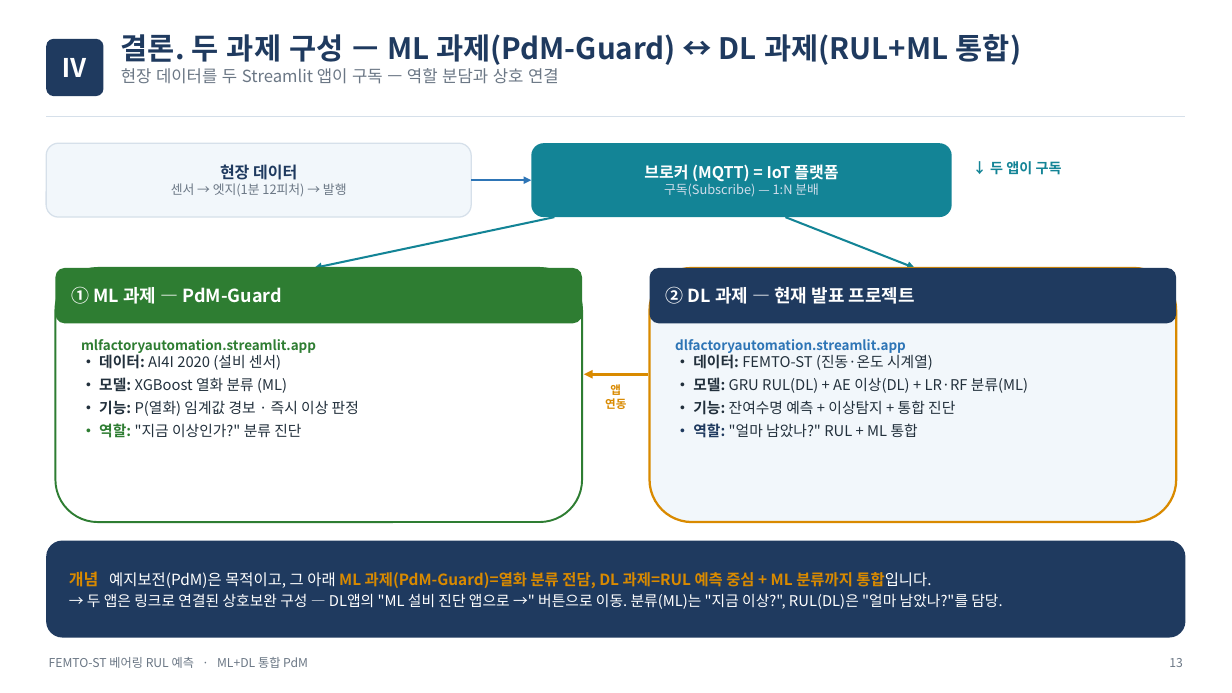
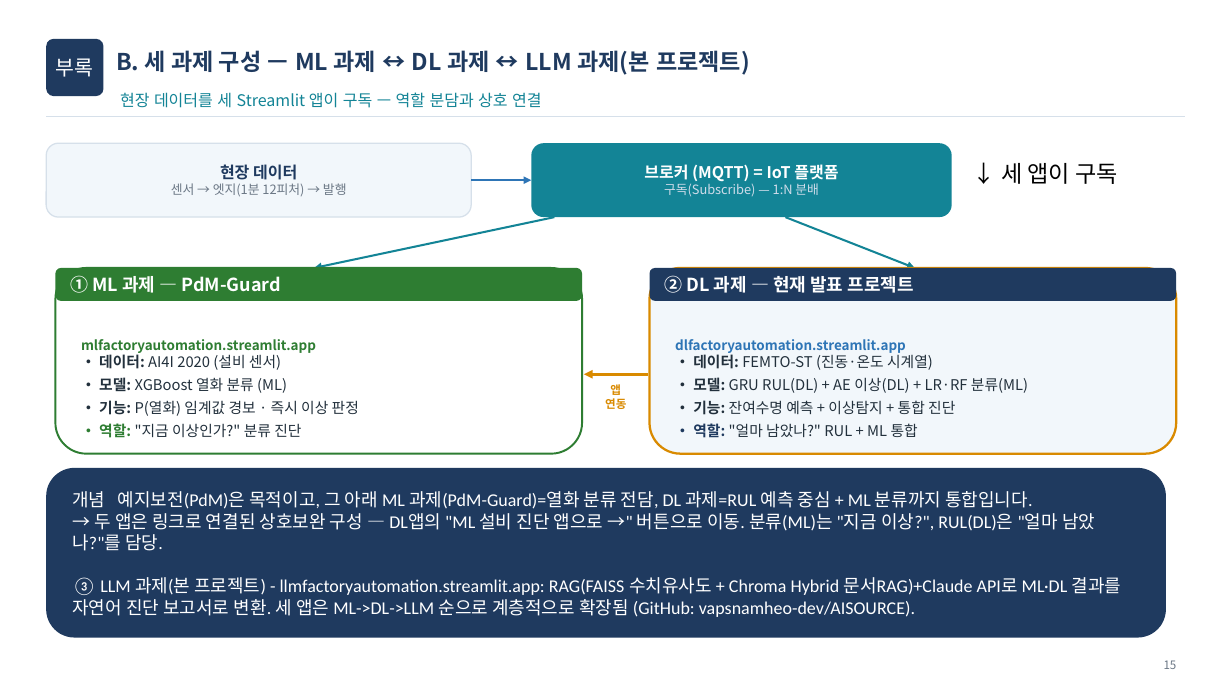
Before and after one commit to vapsnamheo-dev/AISOURCE, a slide deck: slide 15 of Homework/LLM_FactoryAutomation/산출물/허남_LLM프로젝트.pptx (slide 13 before the commit). Drawn at 1232x693 pixels with LibreOffice and Linux fonts; fonts in the diff are those of the drawing. Boxes give left, top, right and bottom in pixels: in the first picture for what was removed or moved away, otherwise in the second. Text is boxed around its words. In the diff, an @@ line names an element or a change of style, - is before the commit and + after.

Commit message:
feat: LLM_FactoryAutomation v0.7 - 환각 방어 게이트 + RAG 출처근거 Citation
- femto_llm_guard.py 신규: 신뢰도 톤 분기·입력 OOD 판정·클래스 한정 자기인지 3층 게이트로 환각(hallucination) 구조적 차단
- femto_doc_rag.py 개선: 문서 출처를 파일명·절 번호·개정일로 태깅(Citation), BM25+벡터 Hybrid 양쪽 경로 모두 근거 메타데이터 보존
- streamlit_femto.py: Tab6 AI 정비 권고에 위 기능 반영
- tests: test_femto_llm_guard.py 11건, test_femto_doc_rag_citations.py 5건 pytest 통과
- 산출물: 딥러닝_LLM프로젝트 PPT(부록 D/E 추가, v0.7), 백업본 동기화

```diff
--- a/Homework/LLM_FactoryAutomation/산출물/허남_LLM프로젝트.pptx
+++ b/Homework/LLM_FactoryAutomation/산출물/허남_LLM프로젝트.pptx
@@ text added at [55,58,93,77], 16 pt, text #FFFFFF @@
+부록
@@ text at [116,50,750,75]: text changed; size 23 to 18 pt @@
-결론. 두 과제 구성 — ML 과제(PdM-Guard) ↔ DL 과제(RUL+ML 통합)
-현장 데이터를 두 Streamlit 앱이 구독 — 역할 분담과 상호 연결
+B. 세 과제 구성 — ML 과제 ↔ DL 과제 ↔ LLM 과제(본 프로젝트)
@@ text added at [120,92,541,108], 12.5 pt, text #138496 @@
+현장 데이터를 세 Streamlit 앱이 구독 — 역할 분담과 상호 연결
@@ text at [1001,163,1118,184]: text changed; size 11 to 18 pt; font Noto Sans CJK KR to Calibri; text colour #138496 to #000000; bold off @@
-↓ 두 앱이 구독
+↓ 세 앱이 구독
@@ rounded rectangle "① ML 과제 — PdM-Guard": place and size @@
-rounded rectangle "① ML 과제 — PdM-Guard" at [55,268,582,323]
+rounded rectangle "① ML 과제 — PdM-Guard" at [55,268,582,301]
@@ rounded rectangle: place and size @@
-rounded rectangle at [55,268,582,522]
+rounded rectangle at [55,268,582,454]
@@ rounded rectangle "② DL 과제 — 현재 ...": place and size @@
-rounded rectangle "② DL 과제 — 현재 ..." at [650,268,1177,323]
+rounded rectangle "② DL 과제 — 현재 ..." at [650,268,1177,301]
@@ rounded rectangle: place and size @@
-rounded rectangle at [650,268,1177,522]
+rounded rectangle at [650,268,1177,454]
@@ rounded rectangle "개념 예지보전(PdM)은 목적이고, 그 아래 ...": place and size @@
-rounded rectangle "개념 예지보전(PdM)은 목적이고, 그 아래 ..." at [46,541,1186,638]
+rounded rectangle "개념 예지보전(PdM)은 목적이고, 그 아래 ..." at [46,468,1166,638]
@@ text in rounded rectangle at [72,491,1095,551]: size 12.5 to 14 pt in "개념"; size 12 to 14 pt in "예지보전(PdM)은 목적이고, 그 아래 ML 과제(PdM-Guard)=열화 분류 ..."; font Noto Sans CJK KR to Calibri in "개념 예지보전(PdM)은 목적이고, 그 아래 ML 과제(PdM-Guard)=열화 ...", "→ 두 앱은 링크로 연결된 상호보완 구성 ..."; text colour #D98A00 to #FFFFFF, bold off in "개념 ML 과제(PdM-Guard)=열화 분류 전담, DL 과제=RUL ..."; size 11.5 to 14 pt in "→ 두 앱은 링크로 연결된 상호보완 구성 ..."; less space between paragraphs @@
@@ text in rounded rectangle at [72,577,1122,617]: paragraph added @@
+③ LLM 과제(본 프로젝트) - llmfactoryautomation.streamlit.app: RAG(FAISS 수치유사도 + Chroma Hybrid 문서RAG)+Claude API로 ML·DL 결과를 자연어 진단 보고서로 변환. 세 앱은 ML->DL->LLM 순으로 계층적으로 확장됨 (GitHub: vapsnamheo-dev/AISOURCE).
@@ text removed at [49,657,308,668] @@
-FEMTO-ST 베어링 RUL 예측 · ML+DL 통합 PdM
@@ text removed at [1169,658,1182,667] @@
-13
@@ text added at [1164,660,1177,669], 9 pt, text #6B7785 @@
+15
```
Also in this commit, not shown: 6 other slides changed, 9 slides added, 24 slides removed, 31 other files.
